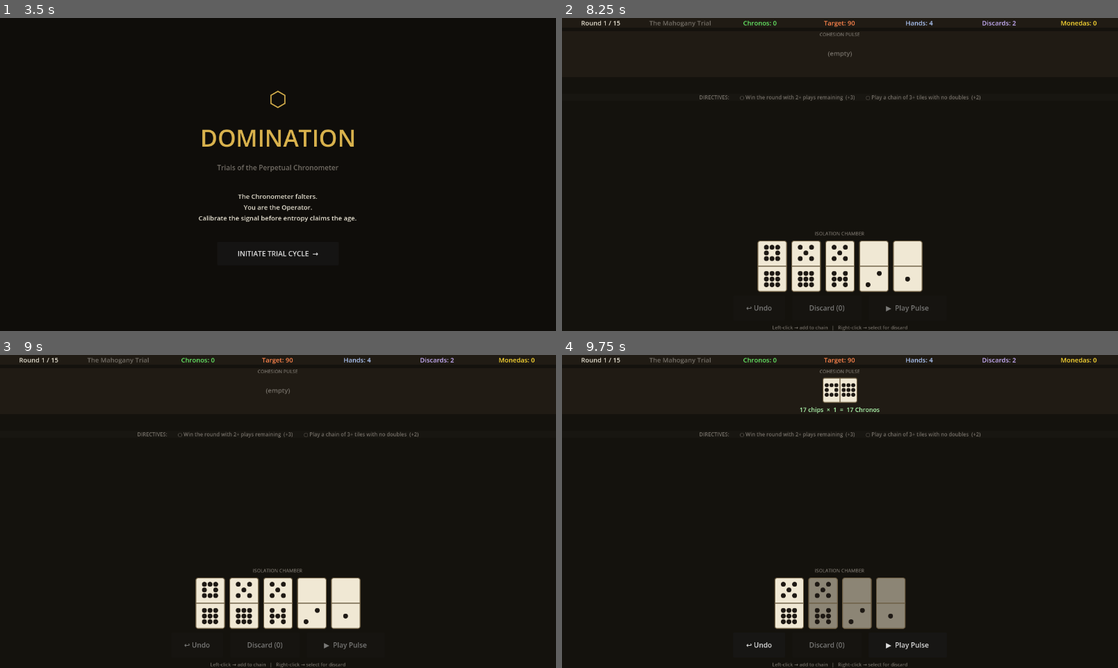
Above: before the commit, frames 1-4 (two rows, left to right).
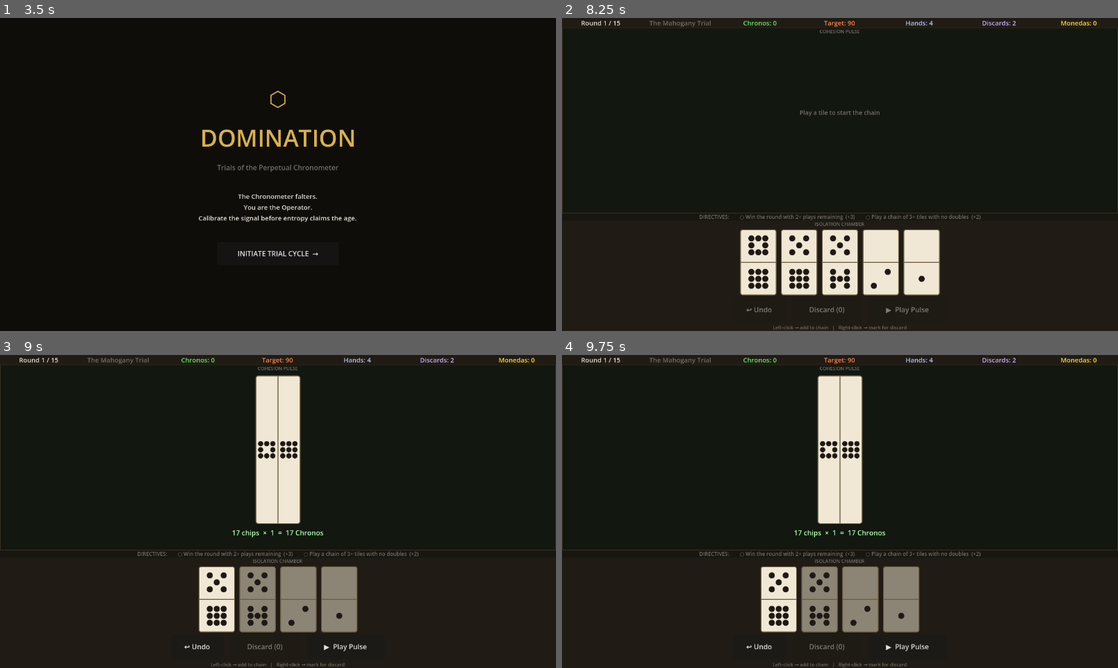
Above: after the commit, the same moments.

Repository: miguelgdoval/domination-godot
Game: Godot game, scene res://scenes/main.tscn
The game is run twice, just before and just after one commit, with the same random seed, the same clock (stepped at 60 frames per second) and the same inputs.
Inputs (mouse positions are in pixels of both pictures, inside the frame that each line leads up to):
- Up to frame 1 (3.5 s): click "▶ Play Pulse" at 0.5 s; click "▶ Play Pulse" at 1.25 s; click "↩ Undo" at 2 s; click "Discard (0)" at 2.75 s
- Up to frame 2 (8.25 s): click "INITIATE TRIAL CYCLE →" at 3.5 s; click "SELECT" at 4.25 s; click "SELECT" at 5 s; click "SELECT" at 5.75 s; click "SELECT" at 6.5 s; click "LOCK IN CORE →" at 7.25 s; click "BEGIN TRIAL CYCLE →" at 8 s
- Up to frame 3 (9 s): click (211, 602) at 8.77 s
- Up to frame 4 (9.75 s): click (778, 599) at 9.52 s

Frame 1 is identical in both runs. In frame 2, 6.3% of the frame differs, in the area x 0-100%, y 3-100%; in frame 3, 11%; in frame 4, 8.6%.

Commit message:
Redesign gameplay layout: prominent table area + bigger hand tiles
Layout:
- Remove floating spacer; replace with two clear zones:
  TABLE AREA (SIZE_EXPAND_FILL) — dark felt-style surface that fills all
  vertical space between the HUD and the hand, with chain tiles centred
  inside it. Score preview and last-hand label sit at the bottom of this area.
  HAND ZONE (fixed) — directives bar, ISOLATION CHAMBER panel with tiles,
  action bar, and hint; sits flush at the bottom of the screen.

Tile sizes:
- Hand tiles: 68×112 → 84×140, pip dots 11px → 14px
- Chain tiles: 80×52 → 104×68, pip dots 9px → 12px, rounded corners 4→6
- Chain arrow separator: 14px → 18px font
- Empty chain message changed to "Play a tile to start the chain"

Co-Authored-By: Claude Sonnet 4.6 <noreply@anthropic.com>

Diff:
--- a/scenes/main.gd
+++ b/scenes/main.gd
@@ -614,13 +614,13 @@
 		child.queue_free()
 
 	if _rm.current_chain.is_empty():
-		var lbl := _make_label("(empty)", C_DIM, 15)
+		var lbl := _make_label("Play a tile to start the chain", C_DIM, 14)
 		lbl.vertical_alignment = VERTICAL_ALIGNMENT_CENTER
 		_chain_container.add_child(lbl)
 	else:
 		for i in range(_rm.current_chain.tile_displays.size()):
 			if i > 0:
-				var arr := _make_label("→", C_DIM, 14)
+				var arr := _make_label("→", C_DIM, 18)
 				arr.vertical_alignment = VERTICAL_ALIGNMENT_CENTER
 				_chain_container.add_child(arr)
 			var d: Vector2i = _rm.current_chain.tile_displays[i]
@@ -683,7 +683,7 @@
 # ===========================================================================
 func _create_hand_tile(tile: Domino, index: int) -> Button:
 	var btn := Button.new()
-	btn.custom_minimum_size = Vector2(68, 112)
+	btn.custom_minimum_size = Vector2(84, 140)
 	btn.text = ""
 	btn.clip_contents = true
 	_apply_tile_style(btn, C_TILE_FACE, C_TILE_FACE_HOVER)
@@ -693,7 +693,7 @@
 	vbox.add_theme_constant_override("separation", 0)
 	btn.add_child(vbox)
 
-	var top := _make_pip_display(tile.left, 11, C_PIP_DOT)
+	var top := _make_pip_display(tile.left, 14, C_PIP_DOT)
 	top.size_flags_vertical = Control.SIZE_EXPAND_FILL
 	vbox.add_child(top)
 
@@ -701,7 +701,7 @@
 	if tile.custom_name != "":
 		var name_lbl := Label.new()
 		name_lbl.text = tile.custom_name
-		name_lbl.add_theme_font_size_override("font_size", 8)
+		name_lbl.add_theme_font_size_override("font_size", 9)
 		name_lbl.add_theme_color_override("font_color", C_RARITY[tile.rarity])
 		name_lbl.horizontal_alignment = HORIZONTAL_ALIGNMENT_CENTER
 		name_lbl.clip_contents = true
@@ -709,7 +709,7 @@
 
 	vbox.add_child(_make_tile_hsep())
 
-	var bot := _make_pip_display(tile.right, 11, C_PIP_DOT)
+	var bot := _make_pip_display(tile.right, 14, C_PIP_DOT)
 	bot.size_flags_vertical = Control.SIZE_EXPAND_FILL
 	vbox.add_child(bot)
 
@@ -724,22 +724,25 @@
 
 func _build_chain_tile(disp_left: int, disp_right: int) -> Control:
 	var panel := PanelContainer.new()
-	panel.custom_minimum_size = Vector2(80, 52)
+	panel.custom_minimum_size = Vector2(104, 68)
 	var style := StyleBoxFlat.new()
 	style.bg_color     = C_TILE_FACE
 	style.border_color = C_TILE_BORDER
 	style.set_border_width_all(2)
-	style.set_corner_radius_all(4)
+	style.set_corner_radius_all(6)
 	panel.add_theme_stylebox_override("panel", style)
 
 	var hbox := HBoxContainer.new()
+	hbox.set_anchors_and_offsets_preset(Control.PRESET_FULL_RECT)
 	hbox.add_theme_constant_override("separation", 0)
 	panel.add_child(hbox)
 
-	var ll := _make_pip_display(disp_left,  9, C_PIP_DOT)
+	var ll := _make_pip_display(disp_left,  12, C_PIP_DOT)
+	ll.size_flags_horizontal = Control.SIZE_EXPAND_FILL
 	hbox.add_child(ll)
 	hbox.add_child(_make_tile_vsep())
-	var rl := _make_pip_display(disp_right, 9, C_PIP_DOT)
+	var rl := _make_pip_display(disp_right, 12, C_PIP_DOT)
+	rl.size_flags_horizontal = Control.SIZE_EXPAND_FILL
 	hbox.add_child(rl)
 	return panel
 
@@ -835,37 +838,10 @@
 	root.add_theme_constant_override("separation", 8)
 	ui.add_child(root)
 
+	root.add_theme_constant_override("separation", 0)
 	root.add_child(_build_hud())
-	root.add_child(_build_chain_area())
-
-	_lbl_last_hand = _make_label("", C_LAST_HAND, 15)
-	_lbl_last_hand.horizontal_alignment = HORIZONTAL_ALIGNMENT_CENTER
-	root.add_child(_lbl_last_hand)
-
-	_directives_panel = _build_directives_panel()
-	root.add_child(_directives_panel)
-
-	var spacer := Control.new()
-	spacer.size_flags_vertical = Control.SIZE_EXPAND_FILL
-	root.add_child(spacer)
-
-	var hand_title := _make_label("ISOLATION CHAMBER", C_DIM, 11)
-	hand_title.horizontal_alignment = HORIZONTAL_ALIGNMENT_CENTER
-	root.add_child(hand_title)
-
-	_hand_container = HBoxContainer.new()
-	_hand_container.alignment = BoxContainer.ALIGNMENT_CENTER
-	_hand_container.add_theme_constant_override("separation", 10)
-	_hand_container.custom_minimum_size = Vector2(0, 118)
-	root.add_child(_hand_container)
-
-	root.add_child(_build_action_bar())
-
-	var hint := _make_label(
-		"Left-click → add to chain   |   Right-click → select for discard",
-		C_DIM, 11)
-	hint.horizontal_alignment = HORIZONTAL_ALIGNMENT_CENTER
-	root.add_child(hint)
+	root.add_child(_build_table_area())
+	root.add_child(_build_hand_zone())
 
 	_result_overlay = _build_result_overlay()
 	ui.add_child(_result_overlay)
@@ -938,31 +914,85 @@
 		hbox.add_child(lbl)
 	return panel
 
-# ---- Chain area ----
-func _build_chain_area() -> Control:
+# ---- Table area (dominant game surface — expands to fill) ----
+func _build_table_area() -> Control:
 	var panel := PanelContainer.new()
+	panel.size_flags_vertical = Control.SIZE_EXPAND_FILL
 	var style := StyleBoxFlat.new()
-	style.bg_color = C_PANEL
+	style.bg_color     = Color(0.07, 0.09, 0.06)   # dark felt surface
+	style.border_color = Color(0.28, 0.24, 0.14)
+	style.set_border_width_all(1)
 	panel.add_theme_stylebox_override("panel", style)
+
 	var vbox := VBoxContainer.new()
-	vbox.add_theme_constant_override("separation", 6)
+	vbox.set_anchors_and_offsets_preset(Control.PRESET_FULL_RECT)
+	vbox.add_theme_constant_override("separation", 8)
 	panel.add_child(vbox)
 
+	# Top label
 	var title := _make_label("COHESION PULSE", C_DIM, 11)
 	title.horizontal_alignment = HORIZONTAL_ALIGNMENT_CENTER
 	vbox.add_child(title)
 
+	# Chain tiles — centred, expands to take all vertical space
 	_chain_container = HBoxContainer.new()
-	_chain_container.alignment = BoxContainer.ALIGNMENT_CENTER
+	_chain_container.alignment           = BoxContainer.ALIGNMENT_CENTER
 	_chain_container.size_flags_horizontal = Control.SIZE_EXPAND_FILL
-	_chain_container.add_theme_constant_override("separation", 6)
-	_chain_container.custom_minimum_size = Vector2(0, 58)
+	_chain_container.size_flags_vertical   = Control.SIZE_EXPAND_FILL
+	_chain_container.add_theme_constant_override("separation", 10)
 	vbox.add_child(_chain_container)
 
-	_lbl_preview = _make_label("", C_PREVIEW, 14)
+	# Score preview
+	_lbl_preview = _make_label("", C_PREVIEW, 16)
 	_lbl_preview.horizontal_alignment = HORIZONTAL_ALIGNMENT_CENTER
 	vbox.add_child(_lbl_preview)
+
+	# Last-hand result
+	_lbl_last_hand = _make_label("", C_LAST_HAND, 14)
+	_lbl_last_hand.horizontal_alignment = HORIZONTAL_ALIGNMENT_CENTER
+	vbox.add_child(_lbl_last_hand)
+
 	return panel
+
+# ---- Hand zone (fixed at bottom, contains directives + tiles + controls) ----
+func _build_hand_zone() -> Control:
+	var outer := VBoxContainer.new()
+	outer.add_theme_constant_override("separation", 0)
+
+	# Directives bar sits at top of this zone
+	_directives_panel = _build_directives_panel()
+	outer.add_child(_directives_panel)
+
+	# Hand panel
+	var hand_panel := PanelContainer.new()
+	var hstyle := StyleBoxFlat.new()
+	hstyle.bg_color = C_PANEL
+	hand_panel.add_theme_stylebox_override("panel", hstyle)
+	outer.add_child(hand_panel)
+
+	var inner := VBoxContainer.new()
+	inner.add_theme_constant_override("separation", 4)
+	hand_panel.add_child(inner)
+
+	var hand_title := _make_label("ISOLATION CHAMBER", C_DIM, 11)
+	hand_title.horizontal_alignment = HORIZONTAL_ALIGNMENT_CENTER
+	inner.add_child(hand_title)
+
+	_hand_container = HBoxContainer.new()
+	_hand_container.alignment = BoxContainer.ALIGNMENT_CENTER
+	_hand_container.add_theme_constant_override("separation", 10)
+	_hand_container.custom_minimum_size = Vector2(0, 152)
+	inner.add_child(_hand_container)
+
+	inner.add_child(_build_action_bar())
+
+	var hint := _make_label(
+		"Left-click → add to chain   |   Right-click → mark for discard",
+		C_DIM, 11)
+	hint.horizontal_alignment = HORIZONTAL_ALIGNMENT_CENTER
+	inner.add_child(hint)
+
+	return outer
 
 # ---- Action bar ----
 func _build_action_bar() -> Control:
